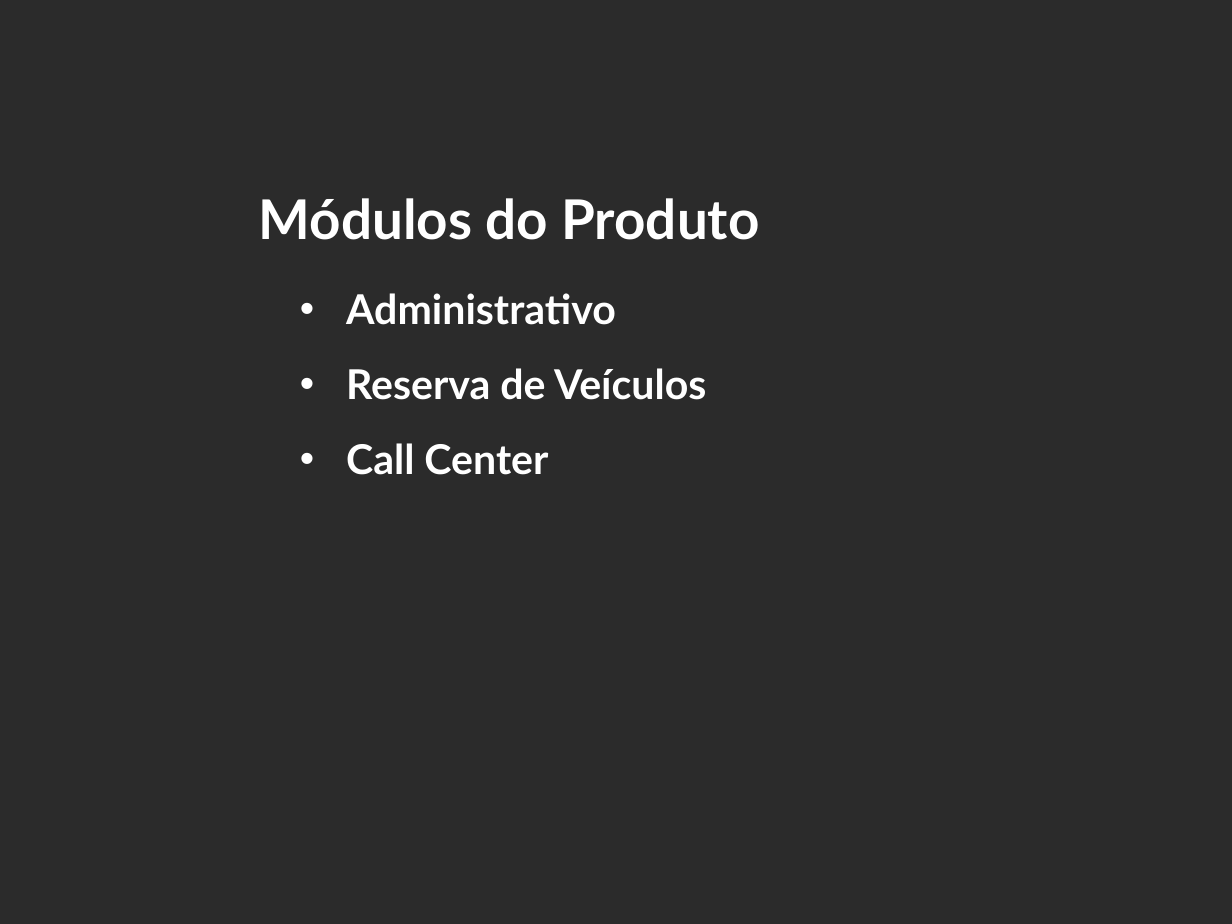
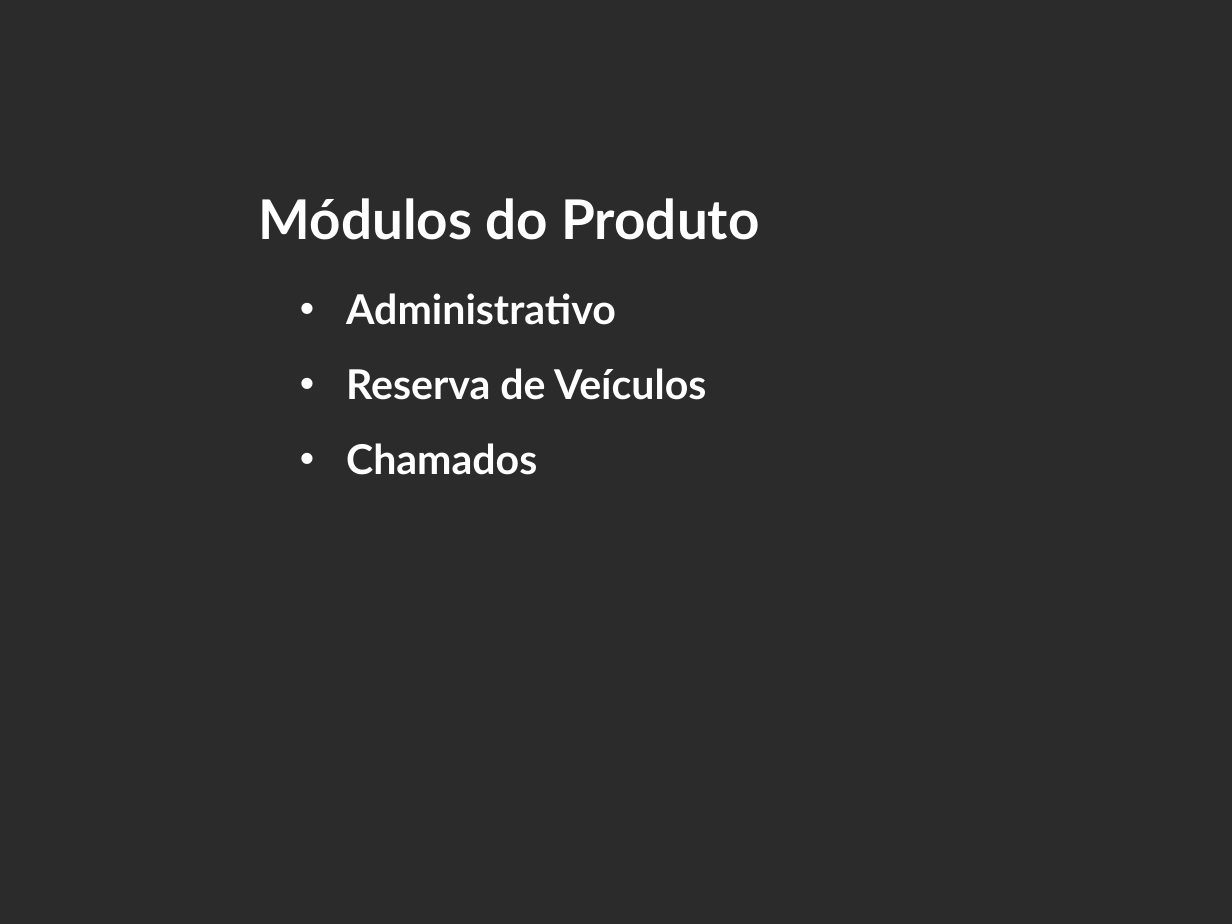
Before and after one commit to LuisEduardoER/projectrentcarpsa2002, a slide deck: slide 12 of @-RentCar/TAP/slideTAP.ppt. Drawn at 1232x924 pixels with LibreOffice and Linux fonts; fonts in the diff are those of the drawing; background and template pictures are left out; a plain dark background stands for a picture behind light text. Boxes give left, top, right and bottom in pixels: in the first picture for what was removed or moved away, otherwise in the second. Text is boxed around its words. In the diff, an @@ line names an element or a change of style, - is before the commit and + after.

```diff
--- a/@-RentCar/TAP/slideTAP.ppt
+++ b/@-RentCar/TAP/slideTAP.ppt
@@ text at <box>346,443,537,475</box>: text changed @@
-• Call Center
+• Chamados
```
Also in this commit, not shown: 6 other slides changed, 1 slide added, 56 other files.
